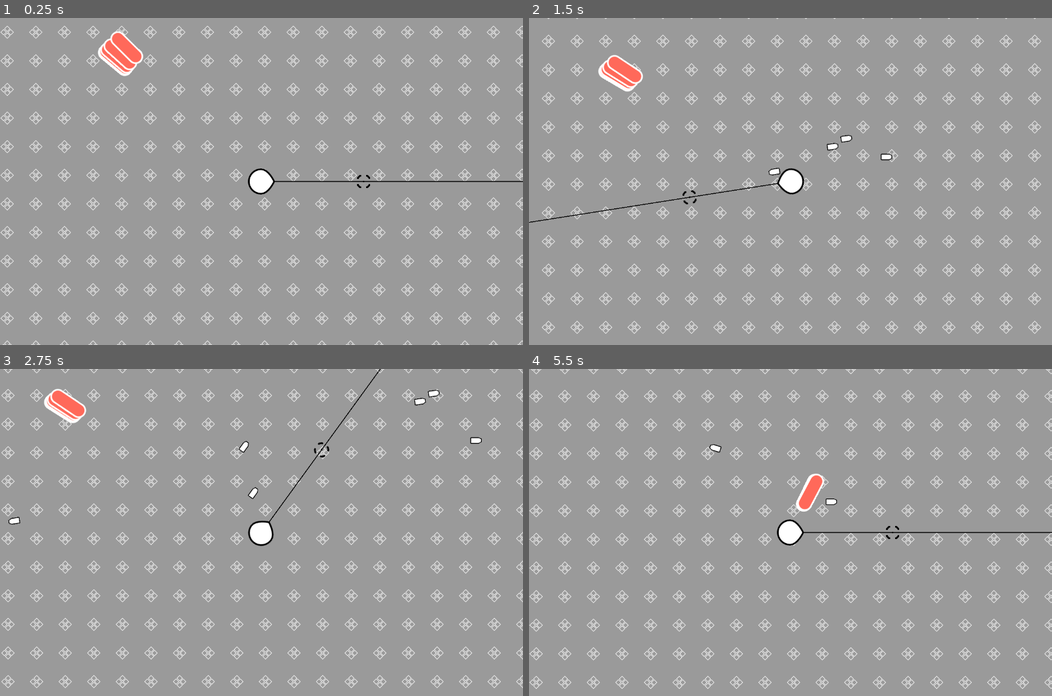
Above: before the commit, frames 1-4 (two rows, left to right).
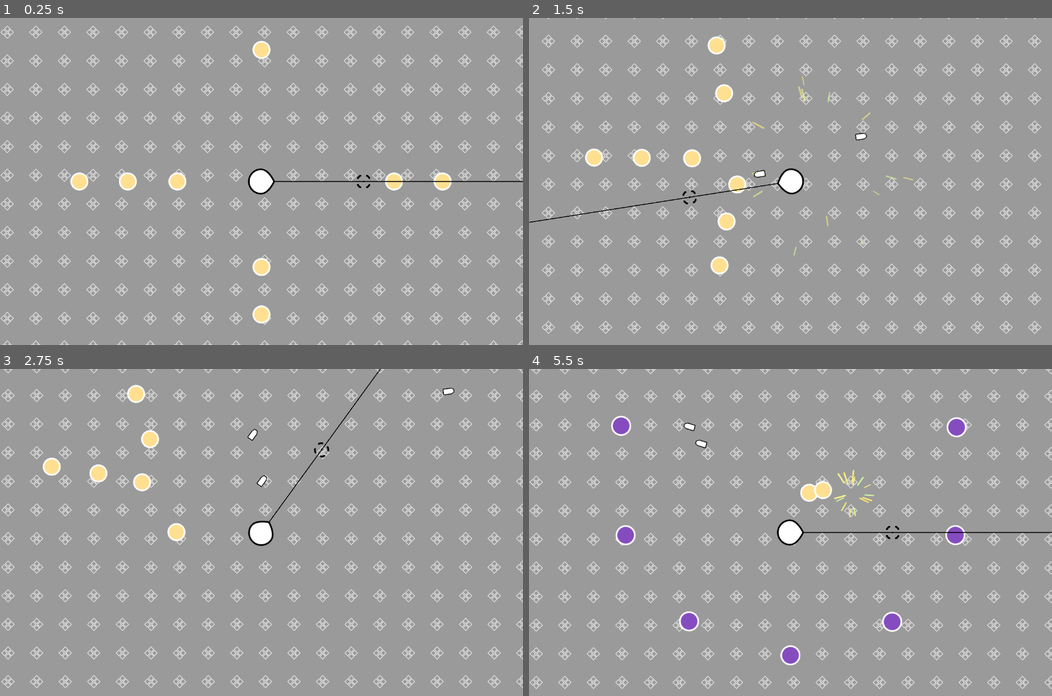
Above: after the commit, the same moments.

Repository: uvmain/zapfour
Game: Godot game, scene res://main/main.tscn
Two runs of this game, one before a commit and one after it. Both use one fixed random seed, a clock stepped at 60 frames per second and the inputs below.
Inputs (mouse positions are in pixels of both pictures, inside the frame that each line leads up to):
- Up to frame 1 (0.25 s): no input
- Up to frame 2 (1.5 s): move the mouse to (905, 165) at 0.52 s; hold D (player_right) 0.53-1.28 s; move the mouse to (685, 197) at 1.27 s; hold S (player_down) from 1.28 s (still down)
- Up to frame 3 (2.75 s): move the mouse to (313, 460) at 2.02 s; release S (player_down) at 2.03 s; hold D (player_right) from 2.03 s (still down)
- Up to frame 4 (5.5 s): move the mouse to (764, 597) at 2.77 s; release D (player_right) at 2.78 s; hold W (player_up) 2.78-3.53 s; move the mouse to (947, 581) at 3.52 s; hold A (player_left) 3.53-5.03 s; move the mouse to (633, 483) at 4.27 s; move the mouse to (816, 532) at 5.02 s; hold S (player_down) from 5.03 s (still down)

The runs differ from the first frame. In frame 1, 2.0% of the frame differs, in the area x 13-87%, y 4-94%; in frame 2, 2.2%, in the area x 10-74%, y 5-79%; in frame 3, 1.8%; in frame 4, 2.1%.

Commit message:
fix bullet spawn pos and spawn arc shape

Diff:
--- a/enemies/enemymanager.tscn
+++ b/enemies/enemymanager.tscn
@@ -22,39 +22,28 @@
 script = ExtResource("2_retea")
 enemy_scene = ExtResource("2_ockr4")
 spawn_type = 1
-spawn_spread = null
-spawn_enabled = false
 
 [node name="Purple" type="Node2D" parent="Spawners"]
 script = ExtResource("2_retea")
 enemy_scene = ExtResource("4_h2t34")
 spawn_type = 2
-spawn_spread = null
-spawn_enabled = false
 
 [node name="Pink" type="Node2D" parent="Spawners"]
 script = ExtResource("2_retea")
 enemy_scene = ExtResource("5_rg6qp")
-spawn_count = 12
 spawn_type = 4
 spawn_radius = 600
-spawn_spread = null
-spawn_enabled = false
 
 [node name="Yellow" type="Node2D" parent="Spawners"]
 script = ExtResource("2_retea")
 enemy_scene = ExtResource("6_iehx3")
-spawn_count = 8
 spawn_type = 3
 spawn_radius = 600
-spawn_spread = null
-spawn_enabled = false
 
 [node name="Orange" type="Node2D" parent="Spawners"]
 script = ExtResource("2_retea")
 enemy_scene = ExtResource("7_d78mt")
-spawn_count = 5
 spawn_type = 5
-spawn_spread = null
+spawn_spread = 70
 
 [node name="EnemyHolder" type="Node2D" parent="." groups=["EnemyHolder"]]
--- a/enemies/orange.tscn
+++ b/enemies/orange.tscn
@@ -4,7 +4,9 @@
 [ext_resource type="Texture2D" uid="uid://ilnu0sogjhs8" path="res://assets/textures/enemies/orange.png" id="2_bkwn2"]
 
 [node name="Orange" instance=ExtResource("1_s7u0o")]
+speed = 300
 speed_variation = 0
+health = 1
 enemy_colour = Color(0.929412, 0.4, 0.172549, 1)
 
 [node name="Sprite2D" parent="." index="2"]
--- a/enemies/spawnshapes.gd
+++ b/enemies/spawnshapes.gd
@@ -95,14 +95,13 @@
 	return points
 
 
-func get_arc_around_player(number_of_points := 9, distance_from_player := 500, arc_degrees := 70):
+func get_arc_around_player(number_of_points := 9, distance_from_player := 500, arc_degrees := 90):
 	setup()
-	var starting_angle = randf_range(0.0, 2.0 * PI)
-	var spread = deg_to_rad(arc_degrees) / float(number_of_points)
-	print(starting_angle)
+	var starting_angle = randf_range(0.0, TAU)
+	var spread = 0
 	for i in range(number_of_points):
-		var x = distance_from_player * cos(starting_angle + deg_to_rad(spread))
-		var y = distance_from_player * sin(starting_angle + deg_to_rad(spread))
-		spread += spread
-		points.append(Vector2(x, y))
+		var x = distance_from_player * cos(starting_angle + spread)
+		var y = distance_from_player * sin(starting_angle + spread)
+		spread += (deg_to_rad(arc_degrees) / float(number_of_points))
+		points.append(Vector2(x, y) + player_position)
 	return points
--- a/main/main.tscn
+++ b/main/main.tscn
@@ -15,15 +15,14 @@
 
 [node name="ExplosionManager" parent="." instance=ExtResource("3_0rglp")]
 
-[node name="BulletManager" parent="." instance=ExtResource("4_s12i6")]
-
 [node name="Player" parent="." instance=ExtResource("2_bt6vk")]
 
 [node name="RemoteTransform2D" type="RemoteTransform2D" parent="Player"]
 remote_path = NodePath("../../Camera2D")
 
+[node name="BulletManager" parent="." instance=ExtResource("4_s12i6")]
+
 [node name="Perimeter" parent="." instance=ExtResource("5_13o4a")]
-border_width = 41
 
 [node name="Camera2D" type="Camera2D" parent="."]
 current = true
--- a/player/player.tscn
+++ b/player/player.tscn
@@ -5,9 +5,8 @@
 [ext_resource type="Texture2D" uid="uid://dep77j8287tyr" path="res://assets/textures/player/reticle.png" id="3_2k0cd"]
 [ext_resource type="PackedScene" uid="uid://dtugr00rkf83x" path="res://weapons/blaster/blaster.tscn" id="4_q034u"]
 
-[sub_resource type="CapsuleShape2D" id="CapsuleShape2D_sfykj"]
-radius = 33.0
-height = 66.0
+[sub_resource type="CircleShape2D" id="CircleShape2D_hurdv"]
+radius = 33.0151
 
 [sub_resource type="Gradient" id="Gradient_qr1w4"]
 
@@ -20,7 +19,7 @@
 script = ExtResource("1_hjgmy")
 
 [node name="CollisionShape2D" type="CollisionShape2D" parent="."]
-shape = SubResource("CapsuleShape2D_sfykj")
+shape = SubResource("CircleShape2D_hurdv")
 
 [node name="Reticle" type="Sprite2D" parent="." groups=["Reticle"]]
 texture = ExtResource("3_2k0cd")
--- a/weapons/blaster/blaster.gd
+++ b/weapons/blaster/blaster.gd
@@ -7,10 +7,12 @@
 @onready var bullet_markers = $BulletMarkers
 
 var bullet_directions: Array
+var player_radius
 
 
 func _ready():
 	set_bullet_directions()
+	player_radius = get_tree().get_first_node_in_group("Player").get_node_or_null("CollisionShape2D").shape.radius
 
 
 func shoot():
@@ -18,7 +20,7 @@
 		for bullet_marker in bullet_markers.get_children():
 			var new_bullet = bullet.instantiate()
 			Events.add_bullet.emit(new_bullet)
-			new_bullet.global_position = global_position
+			new_bullet.global_position = global_position + Vector2(bullet_marker.global_position - global_position).normalized() * (player_radius * 1.1)
 			new_bullet.set_direction(bullet_marker.global_position - new_bullet.global_position)
 		$WeaponCooldown.start()
 
